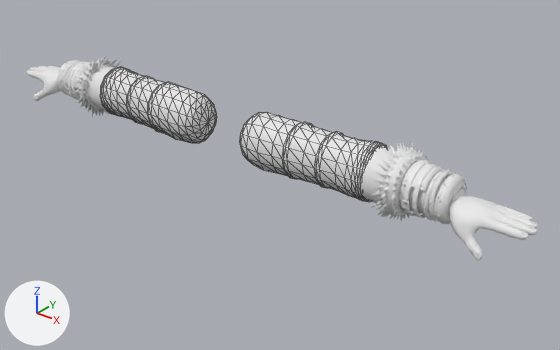
Two versions of the glTF model assets/modeles/joueur/bras_fps.glb, one commit apart.
One viewpoint serves both versions: a 50 mm camera at (1.394, -1.444, 2.299) aimed at (0.126, 0.142, 1.316). Every picture has the same lights, and +X, +Y and +Z are marked at lower left. The first picture is the older version. Mesh edges are drawn as thin lines on the coarser meshes.

In view in the first picture: 'avant_bras_l', 'avant_bras_r', 'manche_l', 'manche_r'.
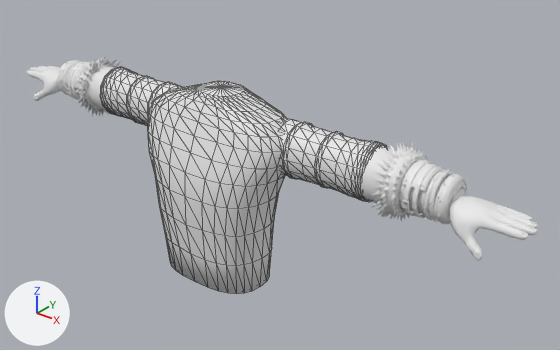
Changed parts and their boxes (x1, y1, x2, y2) in the pictures (560 x 350 px):
```json
{"object": "buste", "change": "added", "after": [148, 81, 285, 294]}
```

Edits to the scene script, one JSON object a line:
```json
{"op": "add", "block": "me_buste", "code": ["me_buste = bpy.data.meshes.new('buste')", "me_buste.from_pydata(...)  # 338 vertices, 672 faces; spans x -0.256..0.256, y -0.121..0.136, z 1.0..1.586", "me_buste.materials.append(mat_tunique)"]}
{"op": "add", "block": "ob_buste", "code": ["ob_buste = bpy.data.objects.new('buste', me_buste)", "ob_buste.location = (0.0, 0.0, 0.0)"]}
```
